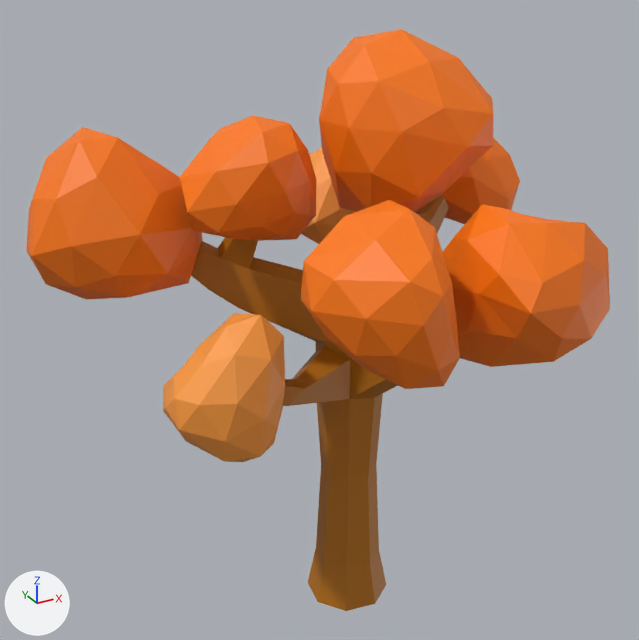
An edit to the OBJ model GameProject/GameProject/src/Models/LowPolyTree.obj, drawn before and after from the same camera.
The view is the same before and after, from a 50 mm camera at (-2.95, -4.95, 4.75) aimed at (-0.18, 0.09, 2.23). Arrows for +X, +Y and +Z are at lower left; the lights stay in place. Where no turn or scale is listed for an object, it has been applied to the vertices.

Objects in the first picture: 'Arbre_Normal_Cylinder.002'.
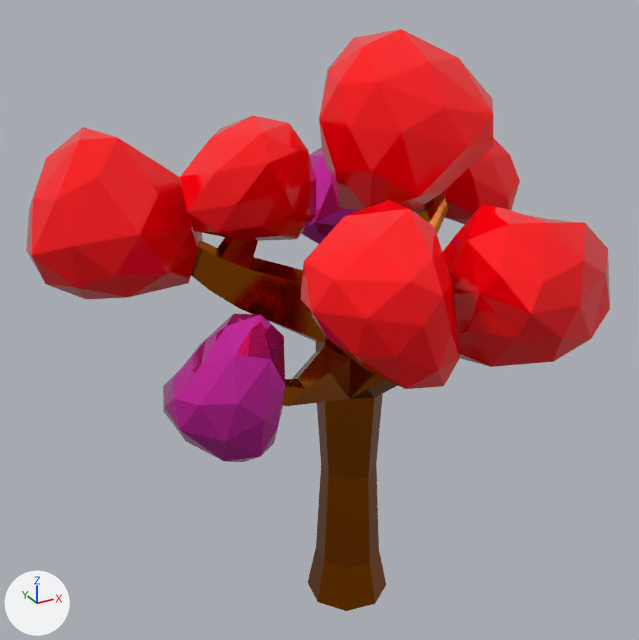
Location of each change, [x1, y1, x2, y2] in pixels of the pictures (639 x 640 px):
'Arbre_Normal_Cylinder.002', recoloured, surface changed (orange to red): [26, 29, 610, 611] in both
part 1 of me_arbre_normal_cylinder_002, recoloured (orange to red): [26, 29, 610, 389] in both

Diff of the bpy script that builds the scene:
```diff
--- a/GameProject/GameProject/src/Models/LowPolyTree.obj.py
+++ b/GameProject/GameProject/src/Models/LowPolyTree.obj.py
@@ mat_troc_001 @@
 mat_troc_001 = principled_material('troc.001')
-mat_troc_001.base_color = (0.458, 0.158, 0.00393)  # orange #b46f0d
-mat_troc_001.roughness = 0.526
+mat_troc_001.base_color = (0.389, 0.1, 0.0019)  # brown #a85906
+mat_troc_001.roughness = 0.158
+mat_troc_001.metallic = 1.0
@@ mat_material_018 @@
 mat_material_018 = principled_material('Material.018')
-mat_material_018.base_color = (1.0, 0.343, 0.0499)  # orange #ff9e3f
-mat_material_018.roughness = 0.526
+mat_material_018.base_color = (0.89, 0.0352, 0.531)  # pink #f235c1
+mat_material_018.roughness = 0.0513
+mat_material_018.metallic = 0.799
@@ mat_material_004 @@
+mat_material_004 = principled_material('Material.004')
+mat_material_004.base_color = (1.0, 0.0, 0.00363)  # red #ff000c
+mat_material_004.roughness = 0.0513
@@ me_arbre_normal_cylinder_002 @@
 me_arbre_normal_cylinder_002.from_pydata(...)  # 520 vertices, 818 faces; spans x -1.98..1.59, y -1.58..1.51, z -0.23..4.18
 # used by ob_arbre_normal_cylinder_002; location = (0.0, 0.0, 0.0)
+# me_arbre_normal_cylinder_002 part 1: all 480 faces that had it switch from mat_material_014 (orange #ff7a00) to mat_material_004 (red #ff000c)
 me_arbre_normal_cylinder_002.materials.append(mat_troc_001)
```
